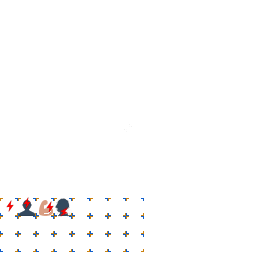
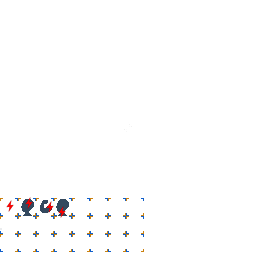
The second w=256, h=256 image is a revision of the first. Changes to its layers:
painted on "2" over bbox(23, 197, 69, 218)
painted on "1" over bbox(0, 198, 72, 230)
